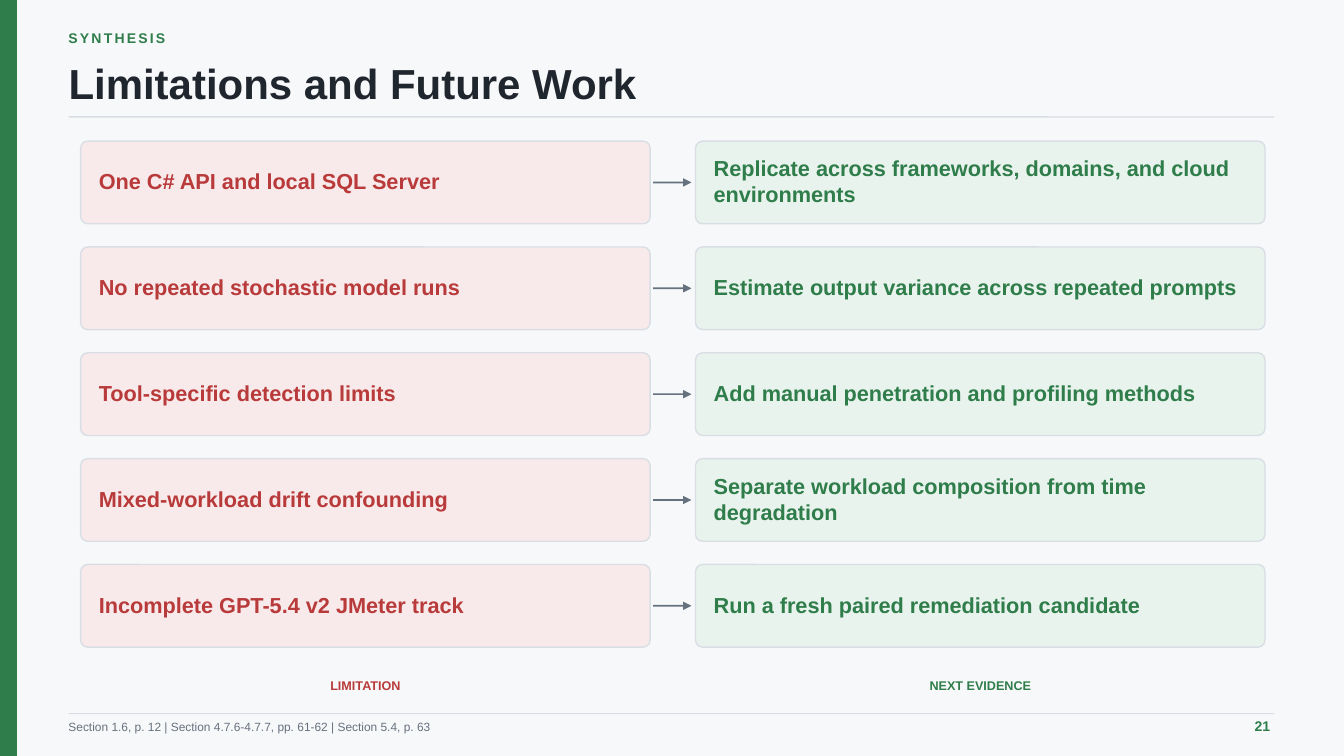
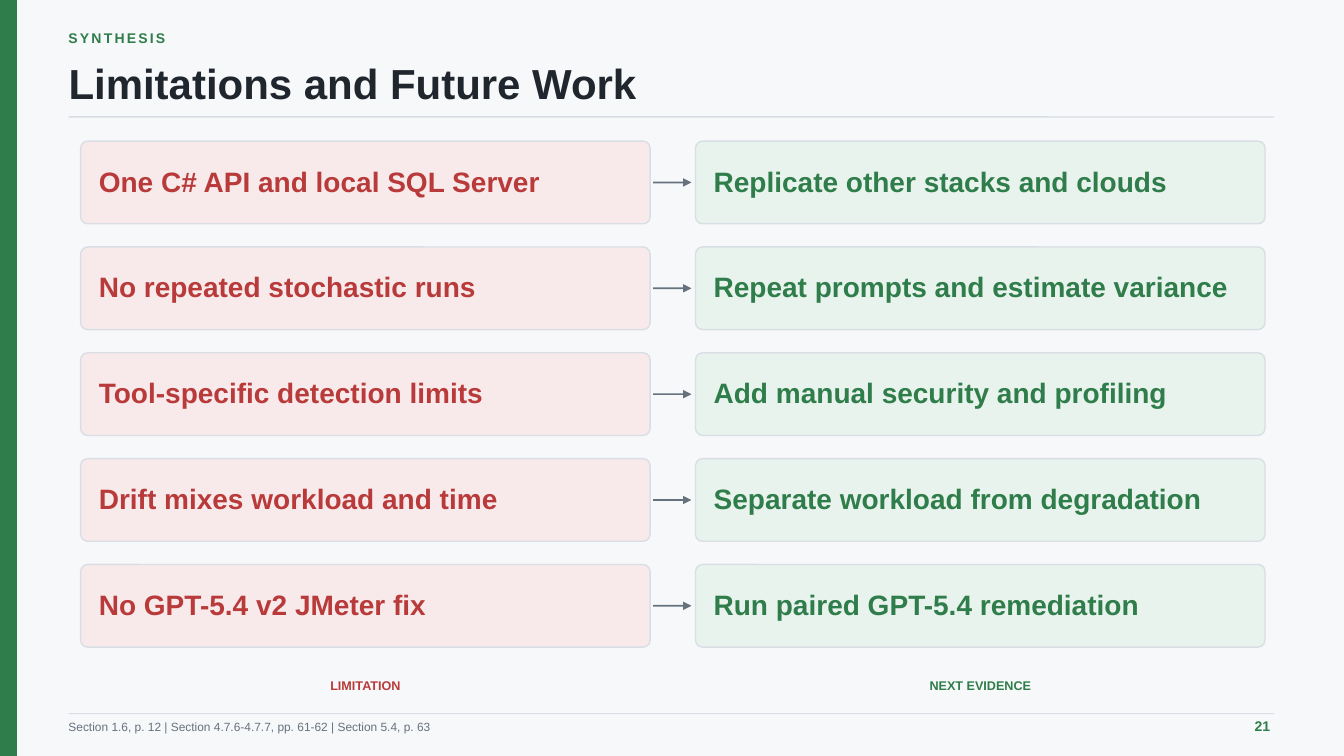
Before and after one commit to minatozaki98/financial-accounting, a slide deck: slide 21 of Document/outputs/final-defense/G6519692_Zaw_Ye_Htut_Ko_Final_Thesis_Defense.pptx. Drawn at 1344x756 pixels with LibreOffice and Linux fonts; fonts in the diff are those of the drawing. Boxes give left, top, right and bottom in pixels: in the first picture for what was removed or moved away, otherwise in the second. Text is boxed around its words. In the diff, an @@ line names an element or a change of style, - is before the commit and + after.

```diff
--- a/Document/outputs/final-defense/G6519692_Zaw_Ye_Htut_Ko_Final_Thesis_Defense.pptx
+++ b/Document/outputs/final-defense/G6519692_Zaw_Ye_Htut_Ko_Final_Thesis_Defense.pptx
@@ text "One C# API and local ..." at (99,171,539,197): size 15.5 to 20 pt @@
@@ text at (714,171,1166,197): text changed; size 15.5 to 20 pt @@
-Replicate across frameworks, domains, and cloud environments
+Replicate other stacks and clouds
@@ text at (99,276,476,303): text changed; size 15.5 to 20 pt @@
-No repeated stochastic model runs
+No repeated stochastic runs
@@ text at (714,276,1228,303): text changed; size 15.5 to 20 pt @@
-Estimate output variance across repeated prompts
+Repeat prompts and estimate variance
@@ text "Tool-specific detection limits" at (99,382,483,408): size 15.5 to 20 pt @@
@@ text at (714,382,1167,408): text changed; size 15.5 to 20 pt @@
-Add manual penetration and profiling methods
+Add manual security and profiling
@@ text at (99,488,498,510): text changed; size 15.5 to 20 pt @@
-Mixed-workload drift confounding
+Drift mixes workload and time
@@ text at (714,488,1201,514): text changed; size 15.5 to 20 pt @@
-Separate workload composition from time degradation
+Separate workload from degradation
@@ text at (99,594,426,616): text changed; size 15.5 to 20 pt @@
-Incomplete GPT-5.4 v2 JMeter track
+No GPT-5.4 v2 JMeter fix
@@ text at (714,594,1139,620): text changed; size 15.5 to 20 pt @@
-Run a fresh paired remediation candidate
+Run paired GPT-5.4 remediation
```
Also in this commit, not shown: 4 other slides changed, 9 other files.
